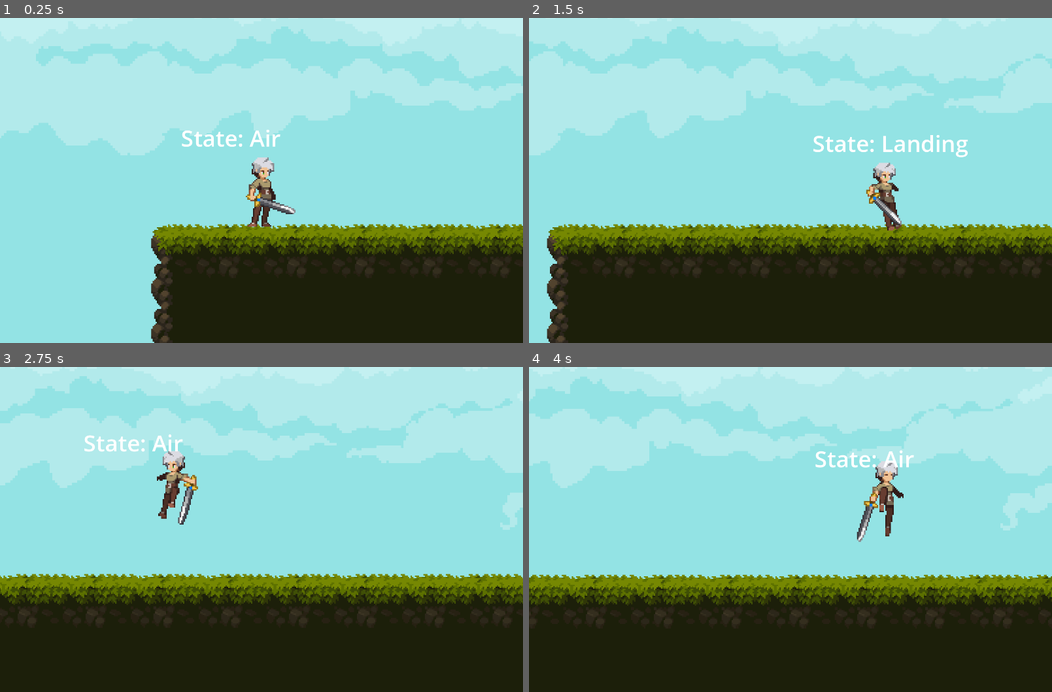
Above: before the commit, frames 1-4 (two rows, left to right).
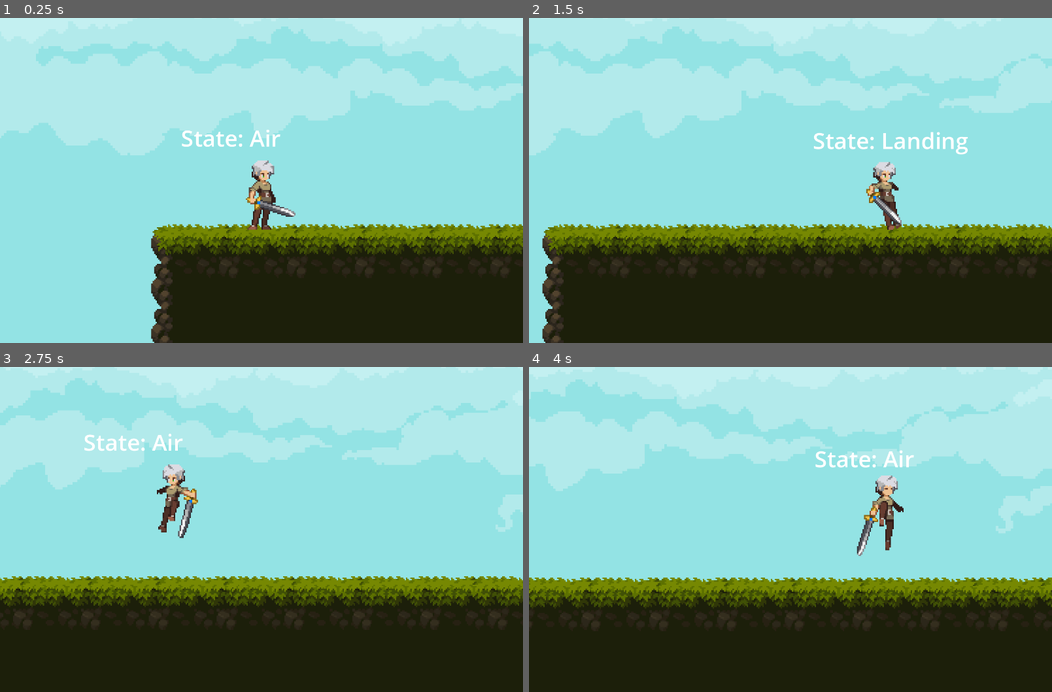
Above: after the commit, the same moments.

Repository: VietNguyen02/Tetra-Trails
Game: Godot game, scene res://Levels/main_level.tscn
The game is run twice, just before and just after one commit, with the same random seed, the same clock (stepped at 60 frames per second) and the same inputs.
Inputs:
- Up to frame 1 (0.25 s): no input
- Up to frame 2 (1.5 s): hold P (Attack, bound only after the commit) 0.53-1.28 s; hold Right (ui_right) from 0.53 s (still down); tap Space (jump) at 0.77, 0.8, 1.07, 1.35 s
- Up to frame 3 (2.75 s): tap Space (jump) at 1.52, 1.82, 2.3 s; tap P (Attack, bound only after the commit) at 1.55 s; release Right (ui_right) at 2.03 s; hold Left (ui_left) from 2.03 s (still down); hold P (Attack, bound only after the commit) from 2.03 s (still down)
- Up to frame 4 (4 s): release Left (ui_left) at 2.78 s; release P (Attack, bound only after the commit) at 2.78 s; hold Right (ui_right) from 2.78 s (still down); tap P (Attack, bound only after the commit) at 2.85 s; tap Space (jump) at 3.02, 3.32 s; hold Space (jump) from 3.53 s (still down)

The runs differ from the first frame. In frame 1, 0.7% of the frame differs, in the area x 47-57%, y 42-66%; in frame 2, 7.2%; in frame 3, 8.5%; in frame 4, 9.0%, in the area x 0-100%, y 3-78%.

Commit message:
Update on attack animations to state machine

Diff:
--- a/Prefab/player.tscn
+++ b/Prefab/player.tscn
@@ -1,17 +1,59 @@
-[gd_scene load_steps=32 format=3 uid="uid://0nqc2vvagh4u"]
+[gd_scene load_steps=44 format=3 uid="uid://0nqc2vvagh4u"]
 
 [ext_resource type="Script" path="res://Scripts/player.gd" id="1_521x7"]
 [ext_resource type="Texture2D" uid="uid://dhqbbb5bsfgop" path="res://Art/Legacy-Fantasy - High Forest 2.3/Character/Idle/Idle-Sheet.png" id="1_woxtk"]
+[ext_resource type="Texture2D" uid="uid://ce6duqqlut2gq" path="res://Art/Legacy-Fantasy - High Forest 2.3/Character/Attack-01/Attack-01-Sheet.png" id="2_c0gtm"]
 [ext_resource type="Texture2D" uid="uid://baybnccyxvvxs" path="res://Art/Legacy-Fantasy - High Forest 2.3/Character/Jumlp-All/Jump-All-Sheet.png" id="4_kt6g6"]
 [ext_resource type="Texture2D" uid="uid://8rfmtwaee2k4" path="res://Art/Legacy-Fantasy - High Forest 2.3/Character/Run/Run-Sheet.png" id="5_5hie6"]
+[ext_resource type="Texture2D" uid="uid://cjcbnarr0er1" path="res://Art/Legacy-Fantasy - High Forest 2.3/Character/Dead/Dead-Sheet.png" id="6_j646f"]
 [ext_resource type="Script" path="res://Scripts/DebugLabel.gd" id="7_1rsqh"]
 [ext_resource type="Script" path="res://Scripts/CharacterStateMachine.gd" id="7_ttpt0"]
 [ext_resource type="Script" path="res://Scripts/GroundState.gd" id="8_j8ttp"]
 [ext_resource type="Script" path="res://Scripts/AirState.gd" id="9_4hvml"]
 [ext_resource type="Script" path="res://Scripts/LandingState.gd" id="10_nwmja"]
+[ext_resource type="Script" path="res://Scripts/Attack.gd" id="12_2c7tl"]
 
 [sub_resource type="CapsuleShape2D" id="CapsuleShape2D_aboym"]
 height = 45.0
+
+[sub_resource type="Animation" id="Animation_e5sa1"]
+resource_name = "Double_Jump"
+tracks/0/type = "value"
+tracks/0/imported = false
+tracks/0/enabled = true
+tracks/0/path = NodePath("Sprite2D:texture")
+tracks/0/interp = 1
+tracks/0/loop_wrap = true
+tracks/0/keys = {
+"times": PackedFloat32Array(0),
+"transitions": PackedFloat32Array(1),
+"update": 1,
+"values": [ExtResource("4_kt6g6")]
+}
+tracks/1/type = "value"
+tracks/1/imported = false
+tracks/1/enabled = true
+tracks/1/path = NodePath("Sprite2D:hframes")
+tracks/1/interp = 1
+tracks/1/loop_wrap = true
+tracks/1/keys = {
+"times": PackedFloat32Array(0),
+"transitions": PackedFloat32Array(1),
+"update": 1,
+"values": [15]
+}
+tracks/2/type = "value"
+tracks/2/imported = false
+tracks/2/enabled = true
+tracks/2/path = NodePath("Sprite2D:frame")
+tracks/2/interp = 1
+tracks/2/loop_wrap = true
+tracks/2/keys = {
+"times": PackedFloat32Array(0, 0.1, 0.2, 0.3, 0.4, 0.5, 0.6, 0.7, 0.8, 0.9),
+"transitions": PackedFloat32Array(1, 1, 1, 1, 1, 1, 1, 1, 1, 1),
+"update": 1,
+"values": [2, 3, 4, 5, 6, 7, 8, 9, 10, 11]
+}
 
 [sub_resource type="Animation" id="Animation_yxvjn"]
 resource_name = "Idle"
@@ -54,6 +96,98 @@
 "values": [0, 1, 2, 3]
 }
 
+[sub_resource type="Animation" id="Animation_3acn0"]
+resource_name = "Jump_End"
+length = 0.3
+tracks/0/type = "value"
+tracks/0/imported = false
+tracks/0/enabled = true
+tracks/0/path = NodePath("Sprite2D:texture")
+tracks/0/interp = 1
+tracks/0/loop_wrap = true
+tracks/0/keys = {
+"times": PackedFloat32Array(0),
+"transitions": PackedFloat32Array(1),
+"update": 1,
+"values": [ExtResource("4_kt6g6")]
+}
+tracks/1/type = "value"
+tracks/1/imported = false
+tracks/1/enabled = true
+tracks/1/path = NodePath("Sprite2D:hframes")
+tracks/1/interp = 1
+tracks/1/loop_wrap = true
+tracks/1/keys = {
+"times": PackedFloat32Array(0),
+"transitions": PackedFloat32Array(1),
+"update": 1,
+"values": [15]
+}
+tracks/2/type = "value"
+tracks/2/imported = false
+tracks/2/enabled = true
+tracks/2/path = NodePath("Sprite2D:frame")
+tracks/2/interp = 1
+tracks/2/loop_wrap = true
+tracks/2/keys = {
+"times": PackedFloat32Array(0, 0.1, 0.2),
+"transitions": PackedFloat32Array(1, 1, 1),
+"update": 1,
+"values": [12, 13, 14]
+}
+tracks/3/type = "value"
+tracks/3/imported = false
+tracks/3/enabled = true
+tracks/3/path = NodePath("Sprite2D:offset")
+tracks/3/interp = 1
+tracks/3/loop_wrap = true
+tracks/3/keys = {
+"times": PackedFloat32Array(0),
+"transitions": PackedFloat32Array(1),
+"update": 0,
+"values": [Vector2(2.08165e-12, -8.5)]
+}
+
+[sub_resource type="Animation" id="Animation_p0a2c"]
+resource_name = "Jump_Start"
+length = 1.2
+tracks/0/type = "value"
+tracks/0/imported = false
+tracks/0/enabled = true
+tracks/0/path = NodePath("Sprite2D:texture")
+tracks/0/interp = 1
+tracks/0/loop_wrap = true
+tracks/0/keys = {
+"times": PackedFloat32Array(0),
+"transitions": PackedFloat32Array(1),
+"update": 1,
+"values": [ExtResource("4_kt6g6")]
+}
+tracks/1/type = "value"
+tracks/1/imported = false
+tracks/1/enabled = true
+tracks/1/path = NodePath("Sprite2D:hframes")
+tracks/1/interp = 1
+tracks/1/loop_wrap = true
+tracks/1/keys = {
+"times": PackedFloat32Array(0),
+"transitions": PackedFloat32Array(1),
+"update": 1,
+"values": [15]
+}
+tracks/2/type = "value"
+tracks/2/imported = false
+tracks/2/enabled = true
+tracks/2/path = NodePath("Sprite2D:frame")
+tracks/2/interp = 1
+tracks/2/loop_wrap = true
+tracks/2/keys = {
+"times": PackedFloat32Array(0, 0.1, 0.2, 0.3, 0.4, 0.5, 0.6, 0.7, 0.8, 0.9, 1, 1.1),
+"transitions": PackedFloat32Array(1, 1, 1, 1, 1, 1, 1, 1, 1, 1, 1, 1),
+"update": 1,
+"values": [0, 1, 2, 3, 4, 5, 6, 7, 8, 9, 10, 11]
+}
+
 [sub_resource type="Animation" id="Animation_umolb"]
 length = 0.001
 tracks/0/type = "value"
@@ -110,127 +244,131 @@
 "values": [0, 1, 2, 3, 4, 5, 6, 7]
 }
 
-[sub_resource type="Animation" id="Animation_p0a2c"]
-resource_name = "Jump_Start"
-length = 1.2
-tracks/0/type = "value"
-tracks/0/imported = false
-tracks/0/enabled = true
-tracks/0/path = NodePath("Sprite2D:texture")
-tracks/0/interp = 1
-tracks/0/loop_wrap = true
-tracks/0/keys = {
-"times": PackedFloat32Array(0),
-"transitions": PackedFloat32Array(1),
-"update": 1,
-"values": [ExtResource("4_kt6g6")]
-}
-tracks/1/type = "value"
-tracks/1/imported = false
-tracks/1/enabled = true
-tracks/1/path = NodePath("Sprite2D:hframes")
-tracks/1/interp = 1
-tracks/1/loop_wrap = true
-tracks/1/keys = {
-"times": PackedFloat32Array(0),
-"transitions": PackedFloat32Array(1),
-"update": 1,
-"values": [15]
-}
-tracks/2/type = "value"
-tracks/2/imported = false
-tracks/2/enabled = true
-tracks/2/path = NodePath("Sprite2D:frame")
-tracks/2/interp = 1
-tracks/2/loop_wrap = true
-tracks/2/keys = {
-"times": PackedFloat32Array(0, 0.1, 0.2, 0.3, 0.4, 0.5, 0.6, 0.7, 0.8, 0.9, 1, 1.1),
-"transitions": PackedFloat32Array(1, 1, 1, 1, 1, 1, 1, 1, 1, 1, 1, 1),
-"update": 1,
-"values": [0, 1, 2, 3, 4, 5, 6, 7, 8, 9, 10, 11]
-}
-
-[sub_resource type="Animation" id="Animation_3acn0"]
-resource_name = "Jump_End"
-length = 0.3
-tracks/0/type = "value"
-tracks/0/imported = false
-tracks/0/enabled = true
-tracks/0/path = NodePath("Sprite2D:texture")
-tracks/0/interp = 1
-tracks/0/loop_wrap = true
-tracks/0/keys = {
-"times": PackedFloat32Array(0),
-"transitions": PackedFloat32Array(1),
-"update": 1,
-"values": [ExtResource("4_kt6g6")]
-}
-tracks/1/type = "value"
-tracks/1/imported = false
-tracks/1/enabled = true
-tracks/1/path = NodePath("Sprite2D:hframes")
-tracks/1/interp = 1
-tracks/1/loop_wrap = true
-tracks/1/keys = {
-"times": PackedFloat32Array(0),
-"transitions": PackedFloat32Array(1),
-"update": 1,
-"values": [15]
-}
-tracks/2/type = "value"
-tracks/2/imported = false
-tracks/2/enabled = true
-tracks/2/path = NodePath("Sprite2D:frame")
-tracks/2/interp = 1
-tracks/2/loop_wrap = true
-tracks/2/keys = {
-"times": PackedFloat32Array(0, 0.1, 0.2),
-"transitions": PackedFloat32Array(1, 1, 1),
-"update": 1,
-"values": [12, 13, 14]
-}
-
-[sub_resource type="Animation" id="Animation_e5sa1"]
-resource_name = "Double_Jump"
-tracks/0/type = "value"
-tracks/0/imported = false
-tracks/0/enabled = true
-tracks/0/path = NodePath("Sprite2D:texture")
-tracks/0/interp = 1
-tracks/0/loop_wrap = true
-tracks/0/keys = {
-"times": PackedFloat32Array(0),
-"transitions": PackedFloat32Array(1),
-"update": 1,
-"values": [ExtResource("4_kt6g6")]
-}
-tracks/1/type = "value"
-tracks/1/imported = false
-tracks/1/enabled = true
-tracks/1/path = NodePath("Sprite2D:hframes")
-tracks/1/interp = 1
-tracks/1/loop_wrap = true
-tracks/1/keys = {
-"times": PackedFloat32Array(0),
-"transitions": PackedFloat32Array(1),
-"update": 1,
-"values": [15]
-}
-tracks/2/type = "value"
-tracks/2/imported = false
-tracks/2/enabled = true
-tracks/2/path = NodePath("Sprite2D:frame")
-tracks/2/interp = 1
-tracks/2/loop_wrap = true
-tracks/2/keys = {
-"times": PackedFloat32Array(0, 0.1, 0.2, 0.3, 0.4, 0.5, 0.6, 0.7, 0.8, 0.9),
-"transitions": PackedFloat32Array(1, 1, 1, 1, 1, 1, 1, 1, 1, 1),
-"update": 1,
-"values": [2, 3, 4, 5, 6, 7, 8, 9, 10, 11]
+[sub_resource type="Animation" id="Animation_s30aa"]
+resource_name = "Attack1"
+length = 0.4
+tracks/0/type = "value"
+tracks/0/imported = false
+tracks/0/enabled = true
+tracks/0/path = NodePath("Sprite2D:texture")
+tracks/0/interp = 1
+tracks/0/loop_wrap = true
+tracks/0/keys = {
+"times": PackedFloat32Array(0),
+"transitions": PackedFloat32Array(1),
+"update": 1,
+"values": [ExtResource("2_c0gtm")]
+}
+tracks/1/type = "value"
+tracks/1/imported = false
+tracks/1/enabled = true
+tracks/1/path = NodePath("Sprite2D:hframes")
+tracks/1/interp = 1
+tracks/1/loop_wrap = true
+tracks/1/keys = {
+"times": PackedFloat32Array(0),
+"transitions": PackedFloat32Array(1),
+"update": 1,
+"values": [8]
+}
+tracks/2/type = "value"
+tracks/2/imported = false
+tracks/2/enabled = true
+tracks/2/path = NodePath("Sprite2D:frame")
+tracks/2/interp = 1
+tracks/2/loop_wrap = true
+tracks/2/keys = {
+"times": PackedFloat32Array(0, 0.1, 0.2, 0.3),
+"transitions": PackedFloat32Array(1, 1, 1, 1),
+"update": 1,
+"values": [0, 1, 2, 3]
+}
+
+[sub_resource type="Animation" id="Animation_kh3ky"]
+resource_name = "Attack2"
+length = 0.4
+tracks/0/type = "value"
+tracks/0/imported = false
+tracks/0/enabled = true
+tracks/0/path = NodePath("Sprite2D:texture")
+tracks/0/interp = 1
+tracks/0/loop_wrap = true
+tracks/0/keys = {
+"times": PackedFloat32Array(0),
+"transitions": PackedFloat32Array(1),
+"update": 1,
+"values": [ExtResource("2_c0gtm")]
+}
+tracks/1/type = "value"
+tracks/1/imported = false
+tracks/1/enabled = true
+tracks/1/path = NodePath("Sprite2D:hframes")
+tracks/1/interp = 1
+tracks/1/loop_wrap = true
+tracks/1/keys = {
+"times": PackedFloat32Array(0),
+"transitions": PackedFloat32Array(1),
+"update": 1,
+"values": [8]
+}
+tracks/2/type = "value"
+tracks/2/imported = false
+tracks/2/enabled = true
+tracks/2/path = NodePath("Sprite2D:frame")
+tracks/2/interp = 1
+tracks/2/loop_wrap = true
+tracks/2/keys = {
+"times": PackedFloat32Array(0, 0.1, 0.2, 0.3),
+"transitions": PackedFloat32Array(1, 1, 1, 1),
+"update": 1,
+"values": [4, 5, 6, 7]
+}
+
+[sub_resource type="Animation" id="Animation_bvxmc"]
+resource_name = "Death"
+length = 0.8
+tracks/0/type = "value"
+tracks/0/imported = false
+tracks/0/enabled = true
+tracks/0/path = NodePath("Sprite2D:texture")
+tracks/0/interp = 1
+tracks/0/loop_wrap = true
+tracks/0/keys = {
+"times": PackedFloat32Array(0),
+"transitions": PackedFloat32Array(1),
+"update": 1,
+"values": [ExtResource("6_j646f")]
+}
+tracks/1/type = "value"
+tracks/1/imported = false
+tracks/1/enabled = true
+tracks/1/path = NodePath("Sprite2D:hframes")
+tracks/1/interp = 1
+tracks/1/loop_wrap = true
+tracks/1/keys = {
+"times": PackedFloat32Array(0),
+"transitions": PackedFloat32Array(1),
+"update": 1,
+"values": [8]
+}
+tracks/2/type = "value"
+tracks/2/imported = false
+tracks/2/enabled = true
+tracks/2/path = NodePath("Sprite2D:frame")
+tracks/2/interp = 1
+tracks/2/loop_wrap = true
+tracks/2/keys = {
+"times": PackedFloat32Array(0, 0.1, 0.2, 0.3, 0.4, 0.5, 0.6, 0.7),
+"transitions": PackedFloat32Array(1, 1, 1, 1, 1, 1, 1, 1),
+"update": 1,
+"values": [0, 1, 2, 3, 4, 5, 6, 7]
 }
 
 [sub_resource type="AnimationLibrary" id="AnimationLibrary_71m8a"]
 _data = {
+"Attack1": SubResource("Animation_s30aa"),
+"Attack2": SubResource("Animation_kh3ky"),
+"Death": SubResource("Animation_bvxmc"),
 "Double_Jump": SubResource("Animation_e5sa1"),
 "Idle": SubResource("Animation_yxvjn"),
 "Jump_End": SubResource("Animation_3acn0"),
@@ -238,6 +376,12 @@
 "RESET": SubResource("Animation_umolb"),
 "Run": SubResource("Animation_trk31")
 }
+
+[sub_resource type="AnimationNodeAnimation" id="AnimationNodeAnimation_bdpy0"]
+animation = &"Attack1"
+
+[sub_resource type="AnimationNodeAnimation" id="AnimationNodeAnimation_wlsjm"]
+animation = &"Attack2"
 
 [sub_resource type="AnimationNodeAnimation" id="AnimationNodeAnimation_vvks3"]
 animation = &"Double_Jump"
@@ -281,7 +425,19 @@
 
 [sub_resource type="AnimationNodeStateMachineTransition" id="AnimationNodeStateMachineTransition_4qrnw"]
 
+[sub_resource type="AnimationNodeStateMachineTransition" id="AnimationNodeStateMachineTransition_3mm8x"]
+
+[sub_resource type="AnimationNodeStateMachineTransition" id="AnimationNodeStateMachineTransition_2o02y"]
+
+[sub_resource type="AnimationNodeStateMachineTransition" id="AnimationNodeStateMachineTransition_fjwtn"]
+
+[sub_resource type="AnimationNodeStateMachineTransition" id="AnimationNodeStateMachineTransition_6qsn4"]
+
 [sub_resource type="AnimationNodeStateMachine" id="AnimationNodeStateMachine_k3vyd"]
+states/Attack1/node = SubResource("AnimationNodeAnimation_bdpy0")
+states/Attack1/position = Vector2(392.735, -49.9474)
+states/Attack2/node = SubResource("AnimationNodeAnimation_wlsjm")
+states/Attack2/position = Vector2(580.06, -49.6974)
 states/Double_Jump/node = SubResource("AnimationNodeAnimation_vvks3")
 states/Double_Jump/position = Vector2(590.485, 203.627)
 states/Jump_End/node = SubResource("AnimationNodeAnimation_np8oa")
@@ -290,20 +446,20 @@
 states/Jump_Start/position = Vector2(392.36, 201.877)
 states/Move/node = SubResource("AnimationNodeBlendSpace1D_31ruc")
 states/Move/position = Vector2(393.11, 98.2736)
-transitions = ["Start", "Move", SubResource("AnimationNodeSt …(402 unchanged characters)… mationNodeStateMachineTransition_4qrnw")]
-graph_offset = Vector2(111.84, 31.02)
+transitions = ["Start", "Move", SubResource("AnimationNodeSt …(402 unchanged characters)… mationNodeStateMachineTransition_4qrnw"), "Move", "Attack1", SubResource("AnimationNodeStateMachineTransition_3mm8x"), "Attack1", "Move", SubResource("AnimationNodeStateMachineTransition_2o02y"), "Attack1", "Attack2", SubResource("AnimationNodeStateMachineTransition_fjwtn"), "Attack2", "Move", SubResource("AnimationNodeStateMachineTransition_6qsn4")]
+graph_offset = Vector2(13.98, -100.815)
 
 [node name="Player" type="CharacterBody2D"]
 script = ExtResource("1_521x7")
 
 [node name="CollisionShape2D" type="CollisionShape2D" parent="."]
+position = Vector2(2.08165e-12, 2)
 shape = SubResource("CapsuleShape2D_aboym")
 
 [node name="Sprite2D" type="Sprite2D" parent="."]
-position = Vector2(-32, -42)
-texture = ExtResource("1_woxtk")
-centered = false
-hframes = 4
+texture = ExtResource("4_kt6g6")
+offset = Vector2(2.08165e-12, -8.5)
+hframes = 15
 
 [node name="AnimationPlayer" type="AnimationPlayer" parent="."]
 libraries = {
@@ -334,9 +490,10 @@
 character = NodePath("..")
 animation_tree = NodePath("../AnimationTree")
 
-[node name="Ground" type="Node" parent="CharacterStateMachine" node_paths=PackedStringArray("air_state")]
+[node name="Ground" type="Node" parent="CharacterStateMachine" node_paths=PackedStringArray("air_state", "attack_state")]
 script = ExtResource("8_j8ttp")
 air_state = NodePath("../Air")
+attack_state = NodePath("../Attack")
 
 [node name="Air" type="Node" parent="CharacterStateMachine" node_paths=PackedStringArray("landing_state")]
 script = ExtResource("9_4hvml")
@@ -349,4 +506,13 @@
 ground_state = NodePath("../Ground")
 can_move = false
 
+[node name="Attack" type="Node" parent="CharacterStateMachine" node_paths=PackedStringArray("ground_state")]
+script = ExtResource("12_2c7tl")
+ground_state = NodePath("../Ground")
+
+[node name="Timer" type="Timer" parent="CharacterStateMachine/Attack"]
+wait_time = 0.2
+one_shot = true
+
 [connection signal="animation_finished" from="AnimationTree" to="CharacterStateMachine/Landing" method="_on_animation_tree_animation_finished"]
+[connection signal="animation_finished" from="AnimationTree" to="CharacterStateMachine/Attack" method="_on_animation_tree_animation_finished"]
--- /dev/null
+++ b/Scripts/Attack.gd
@@ -0,0 +1,26 @@
+extends State
+
+class_name AttackState
+
+@export var ground_state : State
+@export var return_animation_name : String = "Move"
+@export var attack1_name : String = "Attack1"
+@export var attack2_name : String = "Attack2"
+
+# Timer for window to perform another attack
+@onready var timer : Timer = $Timer
+
+func state_input(event : InputEvent):
+	if (event.is_action_pressed("Attack")):
+		timer.start()
+
+func _on_animation_tree_animation_finished(anim_name):
+	if (anim_name == attack1_name):
+		if (timer.is_stopped()):
+			next_state = ground_state
+			playback.travel(return_animation_name)
+		else:
+			playback.travel(attack2_name)
+	if (anim_name == attack2_name):
+		next_state = ground_state
+		playback.travel(return_animation_name)
--- a/Scripts/GroundState.gd
+++ b/Scripts/GroundState.gd
@@ -2,9 +2,13 @@
 
 class_name GroundState
 
-@export var jump_velocity = -125.0
+# Air State
 @export var air_state : State
 @export var jump_animation : String = "Jump_Start"
+@export var jump_velocity = -125.0
+# Attack State
+@export var attack_state : State
+@export var attack_animation : String = "Attack1"
 
 func state_process(delta):
 	if(!character.is_on_floor()):
@@ -13,8 +17,14 @@
 func state_input(event : InputEvent):
 	if (event.is_action_pressed("jump")):
 		jump()
+	if (event.is_action_pressed("Attack")):
+		attack()
 
 func jump():
 	character.velocity.y = jump_velocity
 	next_state = air_state
 	playback.travel(jump_animation)
+
+func attack():
+	next_state = attack_state
+	playback.travel(attack_animation)
--- a/project.godot
+++ b/project.godot
@@ -45,6 +45,12 @@
 , Object(InputEventKey,"resource_local_to_scene":false,"resource_name":"","device":0,"window_id":0,"alt_pressed":false,"shift_pressed":false,"ctrl_pressed":false,"meta_pressed":false,"pressed":false,"keycode":0,"physical_keycode":87,"key_label":0,"unicode":0,"echo":false,"script":null)
 ]
 }
+Attack={
+"deadzone": 0.5,
+"events": [Object(InputEventKey,"resource_local_to_scene":false,"resource_name":"","device":0,"window_id":0,"alt_pressed":false,"shift_pressed":false,"ctrl_pressed":false,"meta_pressed":false,"pressed":false,"keycode":0,"physical_keycode":80,"key_label":0,"unicode":0,"echo":false,"script":null)
+, Object(InputEventMouseButton,"resource_local_to_scene":false,"resource_name":"","device":-1,"window_id":0,"alt_pressed":false,"shift_pressed":false,"ctrl_pressed":false,"meta_pressed":false,"button_mask":0,"position":Vector2(0, 0),"global_position":Vector2(0, 0),"factor":1.0,"button_index":1,"canceled":false,"pressed":false,"double_click":false,"script":null)
+]
+}
 
 [physics]
 
Binary file added: Art/Legacy-Fantasy - High Forest 2.3/Character/Jumlp-All/Screenshot 2024-04-29 at 6.53.38 AM.png
Not shown, added: Art/Legacy-Fantasy - High Forest 2.3/Character/Jumlp-All/Screenshot 2024-04-29 at 6.53.38 AM.png.import
